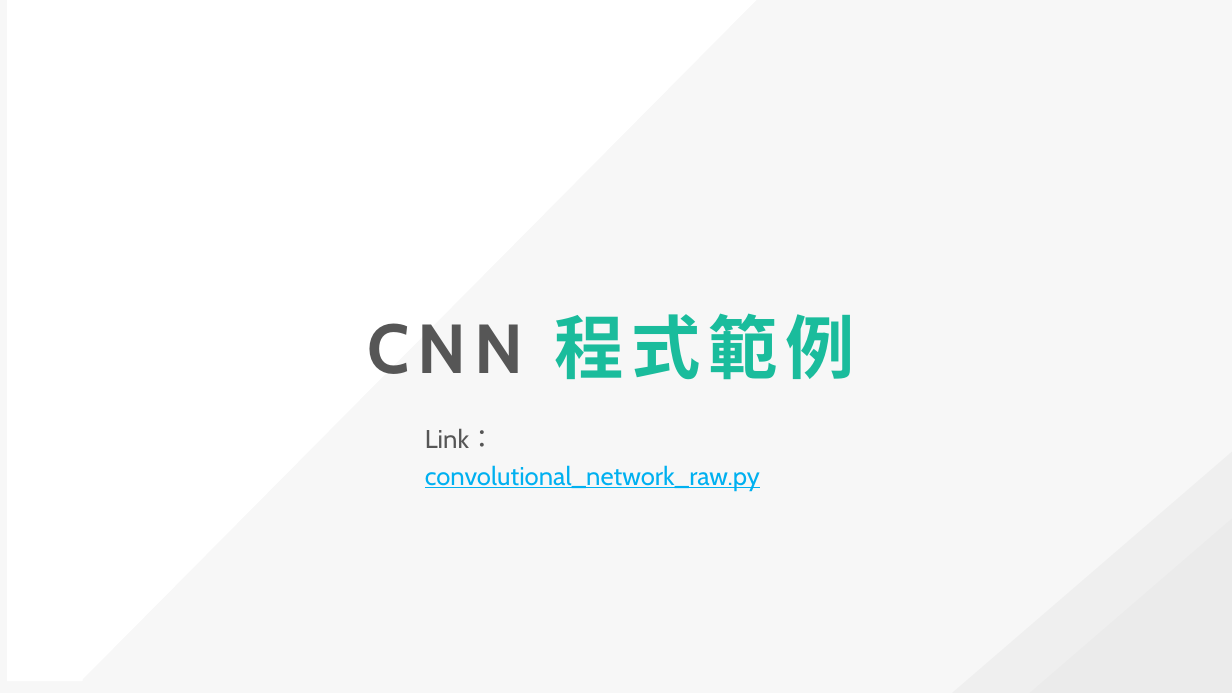
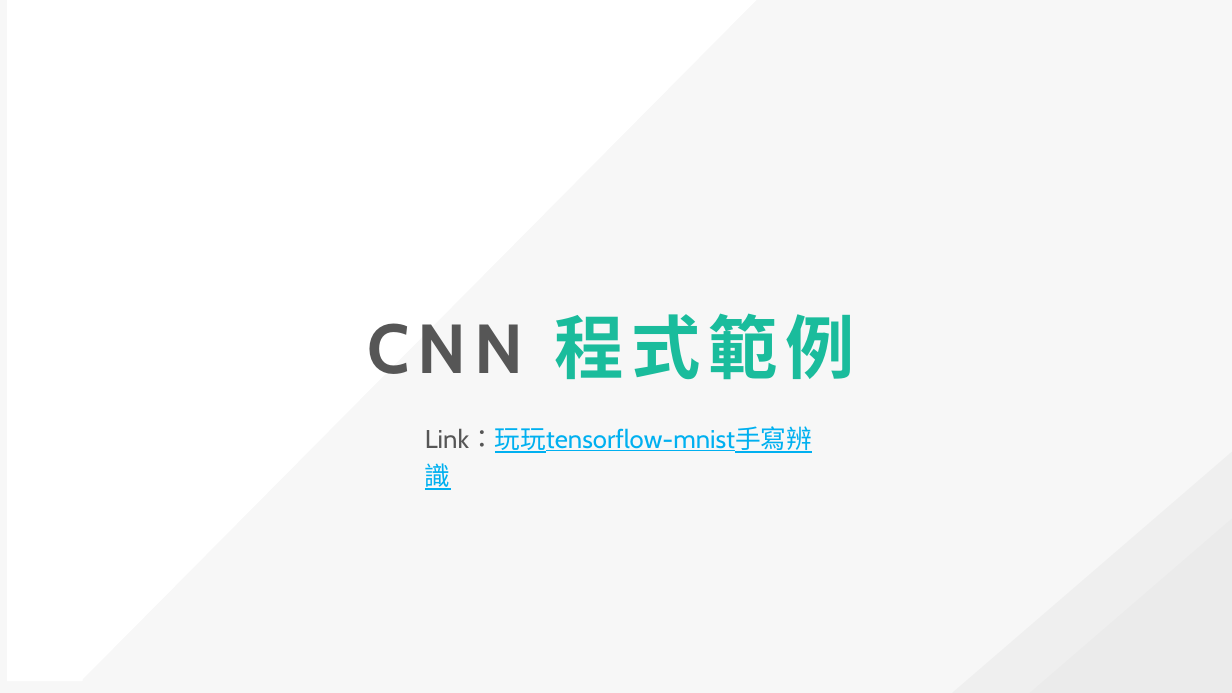
Before and after one commit to explooosion/deep-learn-example, a slide deck: slide 30 of CNN&RNN_20181019.pptx (slide 31 before the commit). Drawn at 1232x693 pixels with LibreOffice and Linux fonts; fonts in the diff are those of the drawing. Boxes give left, top, right and bottom in pixels: in the first picture for what was removed or moved away, otherwise in the second. Text is boxed around its words. In the diff, an @@ line names an element or a change of style, - is before the commit and + after.

```diff
--- a/CNN&RNN_20181019.pptx
+++ b/CNN&RNN_20181019.pptx
@@ text at bbox=[425, 426, 812, 453]: text changed @@
-Link：convolutional_network_raw.py
+Link：玩玩tensorflow-mnist手寫辨識
```
Also in this commit, not shown: 1 other slide changed, 14 slides added, 17 slides removed.
